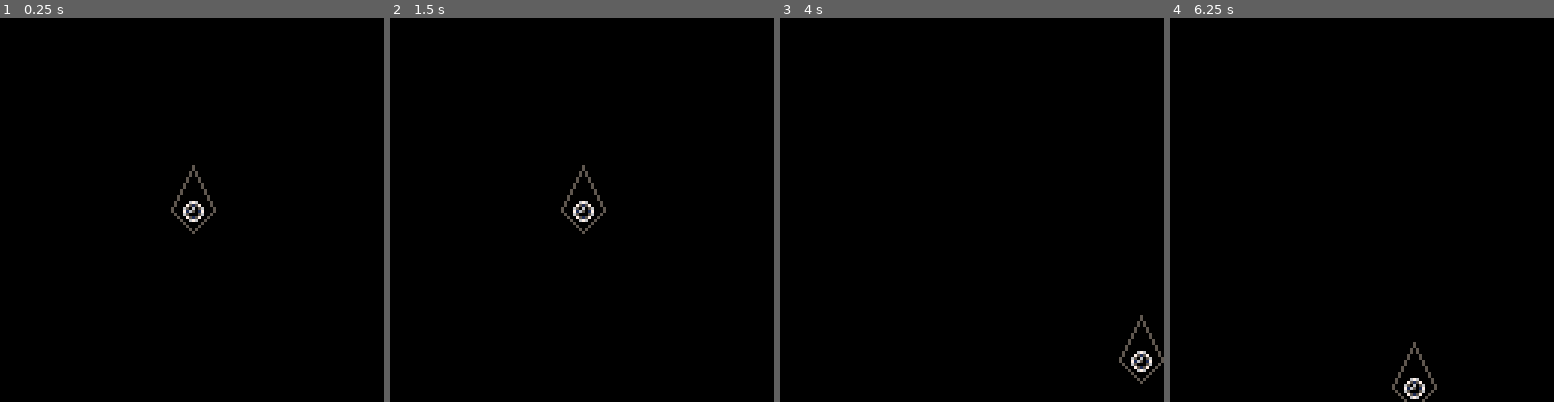
Above: before the commit, frames 1-4 (left to right).
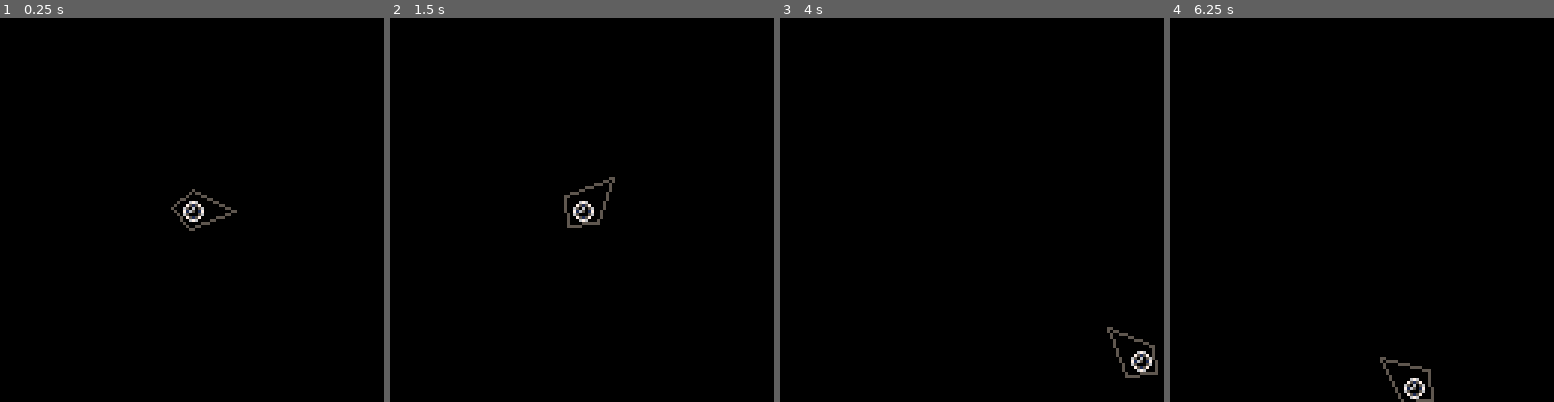
Above: after the commit, the same moments.

Repository: adparadise/pico8-games
Game: PICO-8 cartridge proam.p8
Same seed, same stepped clock (60 frames per second), same inputs: the game is played once before the commit and once after it.
Inputs:
- Up to frame 1 (0.25 s): no input
- Up to frame 2 (1.5 s): no input
- Up to frame 3 (4 s): hold Left 1.97-2.37 s; hold Down 2.42-2.82 s; hold Right 2.87-3.53 s; hold Up from 3.58 s (still down)
- Up to frame 4 (6.25 s): release Up at 4.08 s; hold Right 4.13-4.53 s; hold Down 4.58-5.08 s; hold Left 5.13-5.8 s; hold Up 5.85-6.18 s; hold Left from 6.23 s (still down)

The runs differ from the first frame. In frame 1, 0.4% of the frame differs, in the area x 44-62%, y 38-57%; in frame 2, 0.5%; in frame 3, 0.5%, in the area x 85-100%, y 77-96%; in frame 4, 0.4%.

Commit message:
(actually working) vector graphics

Diff:
--- a/proam.p8
+++ b/proam.p8
@@ -40,13 +40,14 @@
   local w=7
   local h=15
   line(p.x-w*sy,p.y+w*sx,
-       p.x+w*sx,p.y-h*sy,5)
+       p.x+h*sx,p.y+h*sy,5)
+  line(p.x+h*sx,p.y+h*sy,
+       p.x+w*sy,p.y-w*sx,5)
   line(p.x+w*sy,p.y-w*sx,
-       p.x+w*sx,p.y-h*sy,5)
-  line(p.x+w*sy,p.y-w*sx,
-       p.x-w*sx,p.y+w*sy,5)
-  line(p.x-w*sy,p.y+w*sx,
-       p.x-w*sx,p.y+w*sy,5)
+       p.x-w*sx,p.y-w*sy,5)
+  line(p.x-w*sx,p.y-w*sy,
+       p.x-w*sy,p.y+w*sx,
+       5)
   spr(p.s,p.x-3,p.y-3)
 end
 
@@ -78,6 +79,7 @@
   p.vy+=p.vy*p.f_f
   p.x+=p.vx
   p.y+=p.vy
+  p.t+=0.03
 end
 __gfx__
 00000000006776000067600000000000000000000000000000000000000000000000000000000000000000000000000000000000000000000000000000000000
